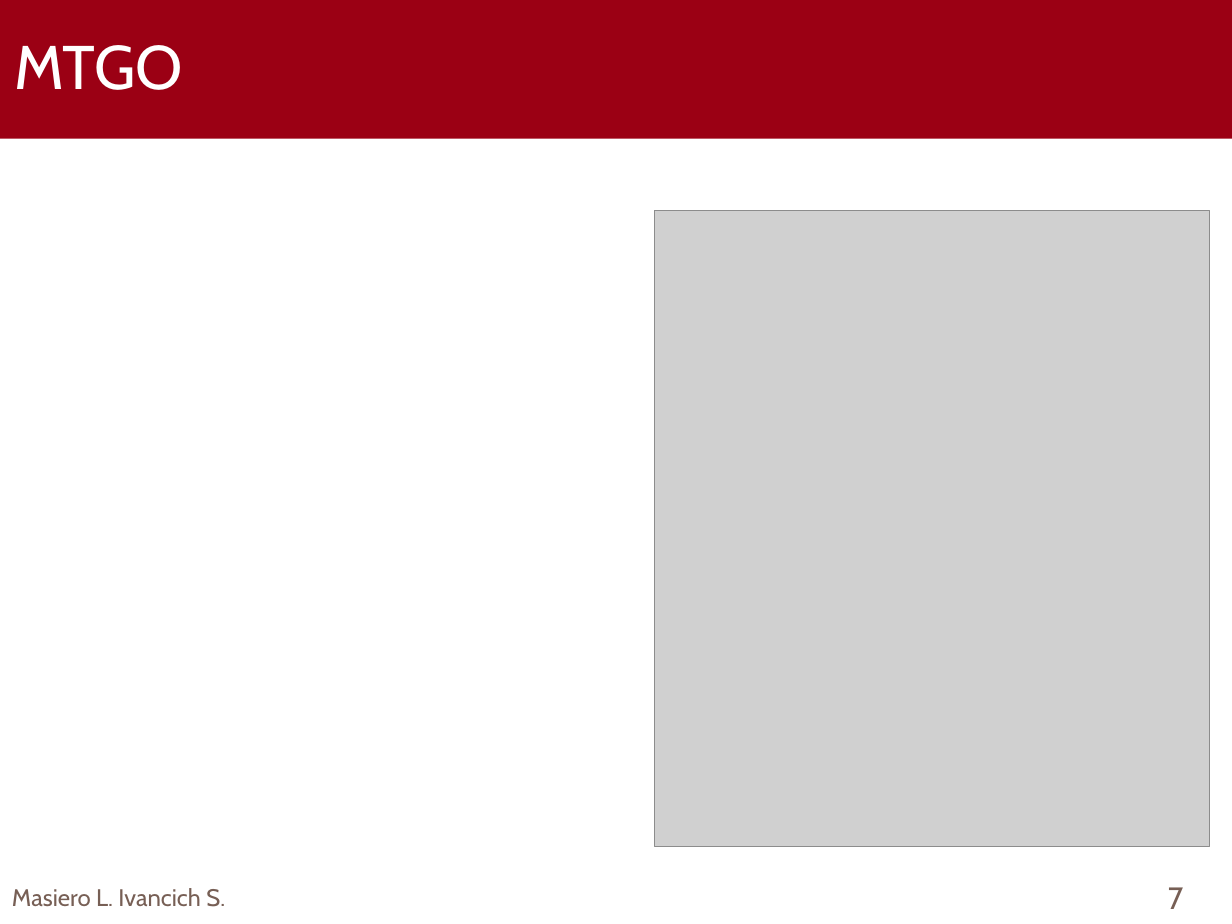
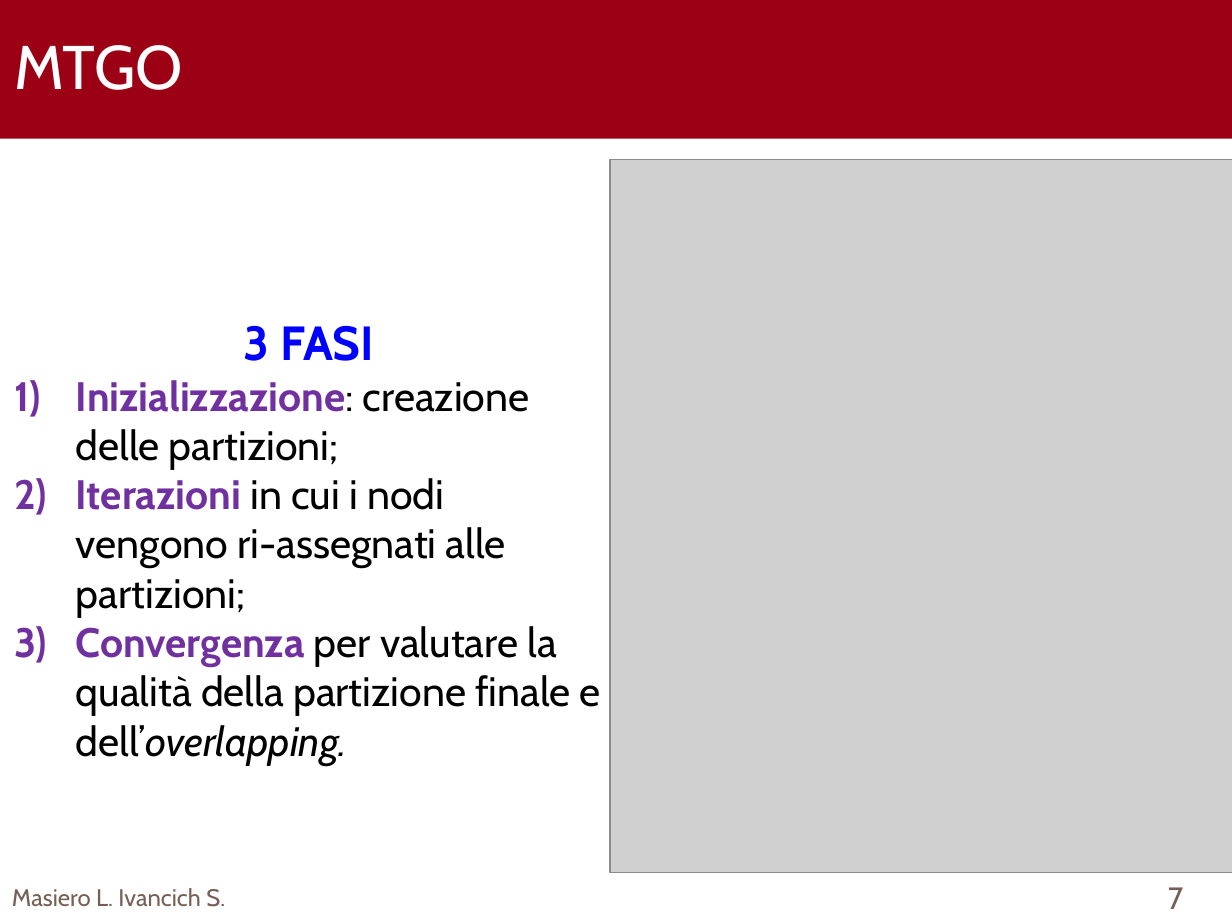
Before and after one commit to TyllanDrake/NetworkAlignment, a slide deck: slide 7 of Presentation/Presentation.pptx. Drawn at 1232x924 pixels with LibreOffice and Linux fonts; fonts in the diff are those of the drawing; grey boxes stand for pictures; background and template pictures are left out. Boxes give left, top, right and bottom in pixels: in the first picture for what was removed or moved away, otherwise in the second. Text is boxed around its words. In the diff, an @@ line names an element or a change of style, - is before the commit and + after.

```diff
--- a/Presentation/Presentation.pptx
+++ b/Presentation/Presentation.pptx
@@ picture: place and size @@
-picture at [655, 211, 1210, 846]
+picture at [610, 159, 1232, 872]
@@ text added at [76, 325, 601, 716], 24 pt, text #000000 @@
+3 FASI
+1) Inizializzazione: creazione delle partizioni;
+2) Iterazioni in cui i nodi vengono ri-assegnati alle partizioni;
+3) Convergenza per valutare la qualità della partizione finale e dell’overlapping.
```
Also in this commit, not shown: 3 other slides changed, 1 slide added.
